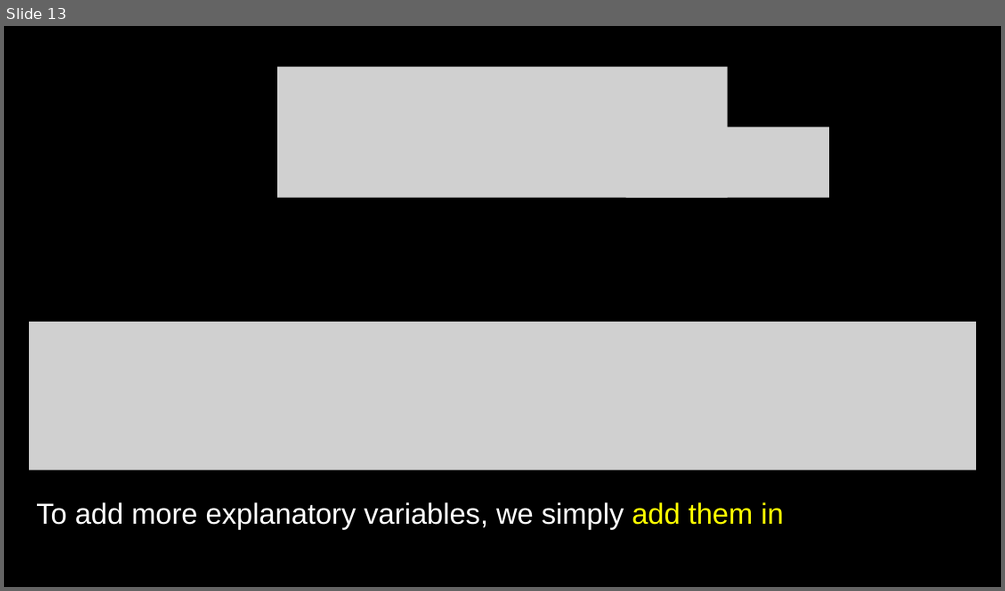
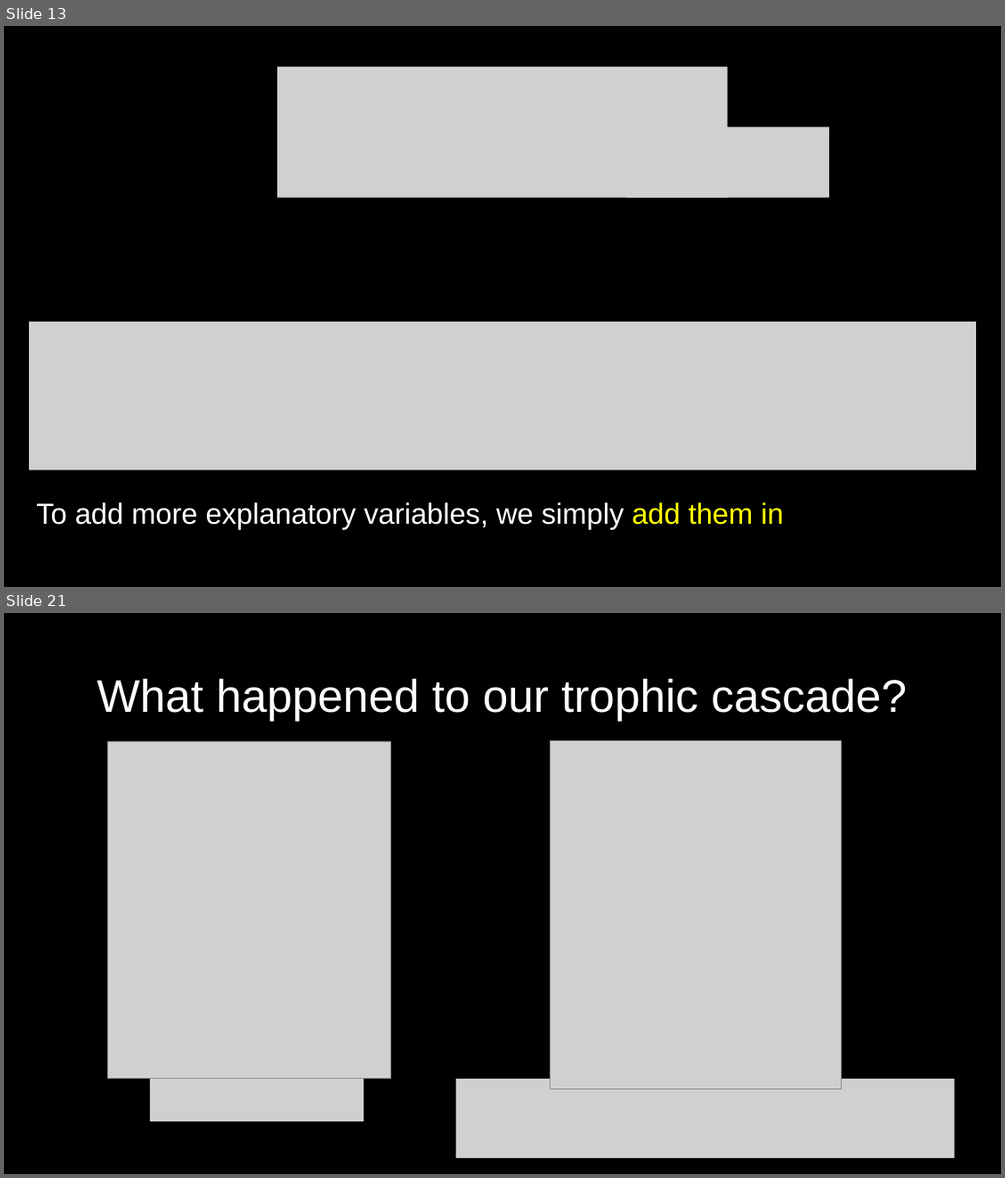
Before and after one commit to DeonRoos/stats-for-biologists, a slide deck: Lecture 9 - Multivariate LM/Slides/Lecutre 7.1 Multiple LM theory.pptx. Shown one above the other, each under a label of ours: slide 13 before the commit, slides 13 and 21 after it; the slides between them are not shown. The pictures are 1005x591 and 1005x1178 pixels, drawn with LibreOffice and Linux fonts; fonts in the diff are those of the drawing; grey boxes stand for pictures. Boxes give left, top, right and bottom in pixels: in the first picture for what was removed or moved away, otherwise in the second. Text is boxed around its words. In the diff, an @@ line names an element or a change of style, - is before the commit and + after.

```diff
--- a/Lecture 9 - Multivariate LM/Slides/Lecutre 7.1 Multiple LM theory.pptx
+++ b/Lecture 9 - Multivariate LM/Slides/Lecutre 7.1 Multiple LM theory.pptx
@@ slide 21 added at <box>4,613,1001,1174</box>, background #000000 @@
@@ title added at <box>97,678,906,721</box>, 44 pt, text #FFFFFF @@
+What happened to our trophic cascade?
@@ picture added at <box>108,741,390,1078</box> @@
@@ picture added at <box>550,741,841,1088</box> @@
@@ picture added at <box>150,1078,364,1121</box> @@
@@ picture added at <box>455,1078,955,1158</box> @@
```
Also in this commit, not shown: 7 slides changed, 10 other slides added, 2 slides removed, 9 other files.
